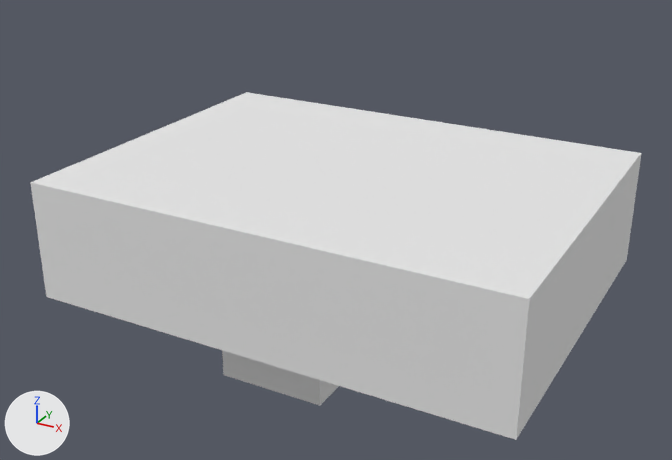
The OBJ model VektoriaApp/models/road/prefabRoad1.obj, before and after one commit.
The view is the same before and after, from a camera (50 mm lens) standing at (6.69, -12.59, 6.13) and looking at (-0.16, -0.14, -0.09). Lighting does not change. The marker at lower left points along +X, +Y and +Z. Where no turn or scale is listed for an object, it has been applied to the vertices.
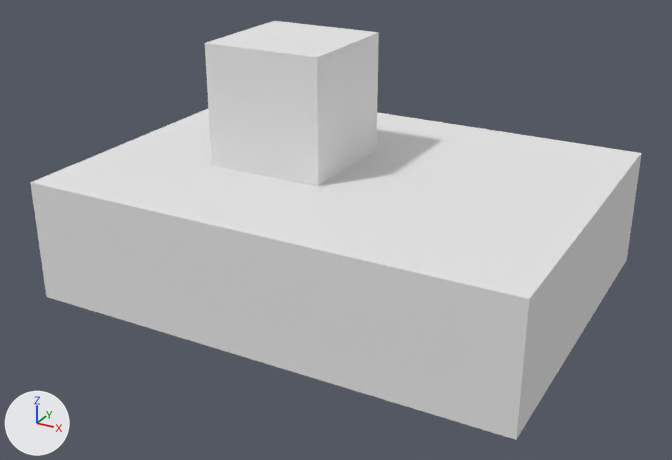
Pixel boxes (x1, y1, x2, y2) of what changed, in the pictures (672 x 460 px; the box of a moved part takes in the faces that stretch with it):
'Cube', reshaped (20% taller): before (30, 92, 642, 440); after (30, 21, 642, 440)
part 1 of me_cube, moved or reshaped: before (213, 133, 375, 406); after (205, 21, 379, 186)

Patch to the scene script:
```diff
--- a/VektoriaApp/models/road/prefabRoad1.obj.py
+++ b/VektoriaApp/models/road/prefabRoad1.obj.py
@@ me_cube @@
 me_cube.from_pydata(...)  # 44 vertices, 42 faces; spans x -4.0..4.0, y -3.0..3.0, z -3.0..1.0
 # used by ob_cube; location = (0.0, 0.0, 0.0)
 # verts and faces of me_cube; kept vertices keep their numbers, new ones are numbered from 44
 # before: 29 (0.0, -1.0, 1.0) at pixel (318, 186), 30 (-2.0, -1.0, 1.0) at pixel (211, 165), 32 (0.0, 1.0, 1.0) at pixel (376, 149), 33 (-2.0, 1.0, 1.0) at pixel (277, 132), 35 (0.0, 1.0, -1.0)
 # before: 36 (-2.0, 1.0, -1.0), 38 (0.0, -1.0, -1.0), 39 (-2.0, -1.0, -1.0), 40 (0.0, 1.0, -3.0), 41 (-2.0, 1.0, -3.0)
 # before: 42 (0.0, -1.0, -3.0) at pixel (320, 405), 43 (-2.0, -1.0, -3.0) at pixel (223, 374)
+# me_cube part 1
+delete_vertices([*range(40, 44)])  # with the faces that use them
+delete_faces([(29, 32, 33, 30)])
+for new, old in zip([*range(44, 48)], [29, 30, 32, 33]): verts[new] = verts[old] + (0.0, 0.0, 2.0)
+faces += [(32, 33, 47, 46), (35, 38, 39, 36), (44, 46, 47, 45), (29, 32, 46, 44), (29, 44, 45, 30), (30, 45, 47, 33)]
 me_cube.materials.append(mat_material)
```
